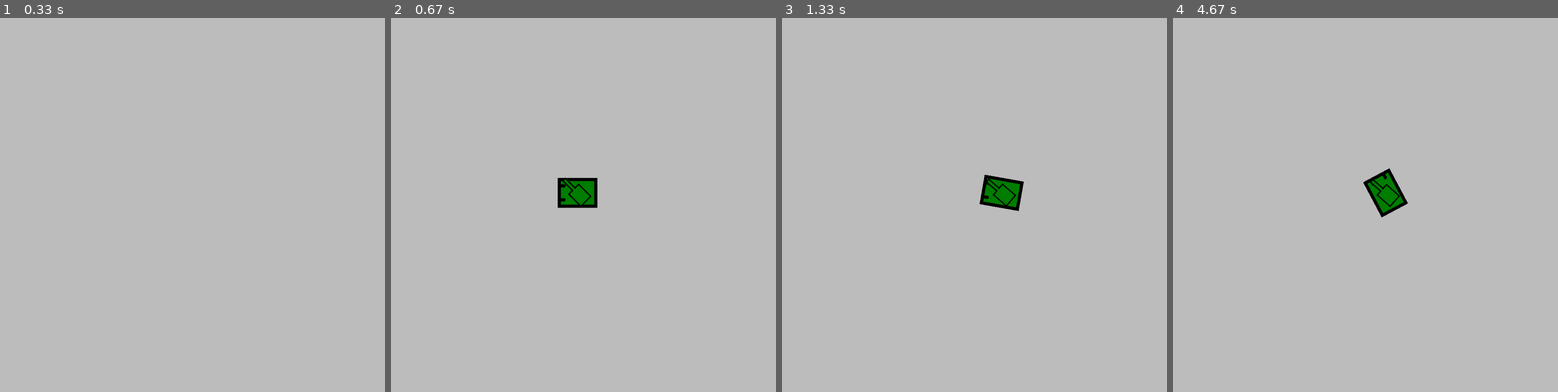
Above: before the commit, frames 1-4 (left to right).
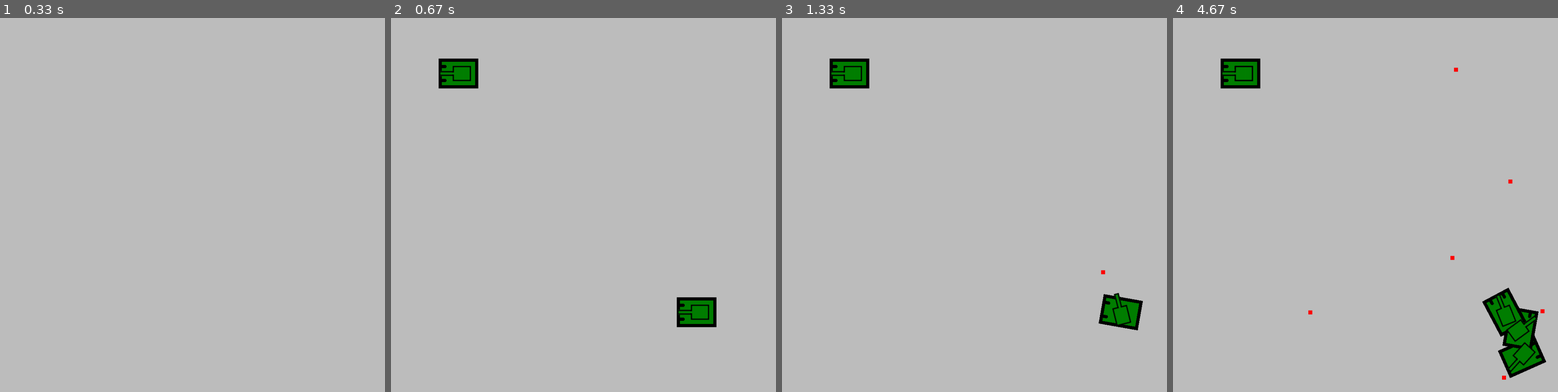
Above: after the commit, the same moments.

Repository: Tek0ver/pygame-sandbox
Game: pygame game, started from tank/tank.py
The game is run twice, just before and just after one commit, with the same random seed, the same clock (stepped at 60 frames per second) and the same inputs.
Inputs:
- Up to frame 1 (0.33 s): no input
- Up to frame 2 (0.67 s): tap S at 0.33 s
- Up to frame 3 (1.33 s): hold Down 0.67-1.13 s; hold D 0.67-1.13 s; hold D from 1.17 s (still down); hold Right from 1.17 s (still down); tap Space at 1.23 s
- Up to frame 4 (4.67 s): tap Space at 1.53, 1.73, 2.03, 2.23, 2.57, 2.87, 3.23, 3.63, 3.93, 4.13, 4.43, 4.63 s; release D at 1.63 s; release Right at 1.63 s; hold D 1.67-2.13 s; hold Right 1.67-2.13 s; hold S 2.17-2.47 s; hold Down 2.17-2.47 s; hold D 2.5-3.13 s; hold Right 2.5-3.13 s; hold S 3.17-3.53 s; hold Down 3.17-3.53 s; hold Q 3.57-4.03 s; hold D 3.57-4.03 s; hold Right 3.57-4.03 s; hold D 4.07-4.53 s; hold Right 4.07-4.53 s; hold D from 4.57 s (still down); hold Right from 4.57 s (still down)

Frame 1 is identical in both runs. In frame 2, 2.5% of the frame differs, in the area x 12-85%, y 10-83%; in frame 3, 2.5%; in frame 4, 3.9%, in the area x 12-97%, y 10-97%.

Commit message:
change turret rotation logic

Diff:
--- a/tank/tank.py
+++ b/tank/tank.py
@@ -38,6 +38,7 @@
 
         self.speed = 3
         self.rotation_speed = 1
+        self.turret_speed = 2
 
     def update(self):
 
@@ -51,6 +52,27 @@
         self.image = pygame.transform.rotate(self.image_source, rotation)
         self.rect = self.image.get_frect(center=self.rect.center)
 
+    def move(self, dir: str):
+
+        if dir == 'forward':
+            self.rect.center += self.vector*self.speed
+        elif dir == 'backward':
+            self.rect.center -= self.vector*self.speed
+
+    def turn(self, dir: str):
+
+        if dir == 'pos':
+            self.vector = self.vector.rotate(-self.rotation_speed)
+        elif dir == 'neg':
+            self.vector = self.vector.rotate(self.rotation_speed)
+
+    def turn_turret(self, dir:str):
+
+        if dir == 'pos':
+            self.turret.vector.rotate_ip(- self.turret_speed)
+        elif dir == 'neg':
+            self.turret.vector.rotate_ip(self.turret_speed)
+
     def get_input(self):
 
         keys = pygame.key.get_pressed()
@@ -58,52 +80,70 @@
         # move
         if controller_mode:
             if keys[pygame.K_UP] or controllers[0].get_axis(pygame.CONTROLLER_AXIS_LEFTY) < -joystick_deadzone:
-                self.rect.center += self.vector*self.speed
+                self.move('forward')
             if keys[pygame.K_DOWN] or controllers[0].get_axis(pygame.CONTROLLER_AXIS_LEFTY) > joystick_deadzone:
-                self.rect.center -= self.vector*self.speed
+                self.move('backward')
             if keys[pygame.K_LEFT] or controllers[0].get_axis(pygame.CONTROLLER_AXIS_LEFTX) < -joystick_deadzone:
-                self.vector = self.vector.rotate(-self.rotation_speed)
+                self.turn('pos')
             if keys[pygame.K_RIGHT] or controllers[0].get_axis(pygame.CONTROLLER_AXIS_LEFTX) > joystick_deadzone:
-                self.vector = self.vector.rotate(self.rotation_speed)
+                self.turn('neg')
         else:
             if keys[pygame.K_UP]:
-                self.rect.center += self.vector*self.speed
+                self.move('forward')
             if keys[pygame.K_DOWN]:
-                self.rect.center -= self.vector*self.speed
+                self.move('backward')
             if keys[pygame.K_LEFT]:
-                self.vector = self.vector.rotate(-self.rotation_speed)
+                self.turn('pos')
             if keys[pygame.K_RIGHT]:
-                self.vector = self.vector.rotate(self.rotation_speed)
-
-        # turret
-        mouse_cursor = pygame.mouse.get_pos()
-        mouse_vector = pygame.math.Vector2(
-            mouse_cursor[0] - self.turret.rect.centerx,
-            mouse_cursor[1] - self.turret.rect.centery)
-
-        if controller_mode:
-            controller_vector = pygame.math.Vector2(
-                controllers[0].get_axis(pygame.CONTROLLER_AXIS_RIGHTX),
-                controllers[0].get_axis(pygame.CONTROLLER_AXIS_RIGHTY))
-
-            if controller_vector.magnitude() < joystick_deadzone:
-                self.turret.vector = self.turret.vector.rotate(self.turret.vector.angle_to(controller_vector))
-
-            if controllers[0].get_axis(pygame.CONTROLLER_AXIS_TRIGGERRIGHT) > 10000:
+                self.turn('neg')
+            if keys[pygame.K_q]:
+                self.turn_turret('pos')
+            if keys[pygame.K_d]:
+                self.turn_turret('neg')
+            if keys[pygame.K_SPACE]:
                 self.turret.shoot()
 
-        else:
-            self.turret.vector = self.turret.vector.rotate(self.turret.vector.angle_to(mouse_vector))
-            if pygame.mouse.get_pressed()[0]:
-                self.turret.shoot()
+        # # turret
+        # mouse_cursor = pygame.mouse.get_pos()
+        # mouse_vector = pygame.math.Vector2(
+        #     mouse_cursor[0] - self.turret.rect.centerx,
+        #     mouse_cursor[1] - self.turret.rect.centery)
+
+        # if controller_mode:
+        #     controller_vector = pygame.math.Vector2(
+        #         controllers[0].get_axis(pygame.CONTROLLER_AXIS_RIGHTX),
+        #         controllers[0].get_axis(pygame.CONTROLLER_AXIS_RIGHTY))
+
+        #     if controller_vector.magnitude() < joystick_deadzone:
+        #         # self.turn_turret(controller_vector)
+        #         pass
+
+        #     if controllers[0].get_axis(pygame.CONTROLLER_AXIS_TRIGGERRIGHT) > 10000:
+        #         self.turret.shoot()
+
+        # else:
+        #     # self.turn_turret(mouse_vector)
+        #     self.turn_turret('pos')
+        #     if pygame.mouse.get_pressed()[0]:
+        #         self.turret.shoot()
+
+
+class AiTank(Tank):
+
+    def __init__(self, pos):
+        super().__init__(pos)
+
+    def get_input(self):
+        pass
+
 
 class Turret(pygame.sprite.Sprite):
 
     def __init__(self, pos, vector:pygame.math.Vector2):
         super().__init__()
 
-        self.vector_base = vector
-        self.vector = self.vector_base
+        self.vector_base = pygame.math.Vector2(vector)
+        self.vector = pygame.math.Vector2(self.vector_base)
 
         self.image_source = pygame.image.load("turret.png").convert_alpha()
         self.image = self.image_source
@@ -146,7 +186,7 @@
 
         group_projectiles.add(self)
 
-        self.vector = vector
+        self.vector = pygame.math.Vector2(vector)
         self.speed = 10
 
     def update(self):
@@ -169,8 +209,8 @@
         return False
 
 
-group_tank = pygame.sprite.GroupSingle()
-group_turret = pygame.sprite.GroupSingle()
+group_tank = pygame.sprite.Group()
+group_turret = pygame.sprite.Group()
 group_projectiles = pygame.sprite.Group()
 
 while True:
@@ -181,7 +221,8 @@
             exit()
         if event.type == pygame.KEYDOWN:
             if event.key == pygame.K_s:
-                group_tank.add(Tank((screen.get_width()/2, screen.get_height()/2)))
+                group_tank.add(AiTank((screen.get_width()/5, screen.get_height()/5)))
+                group_tank.add(Tank((screen.get_width()*(4/5), screen.get_height()*(4/5))))
 
     screen.fill("grey")
 
